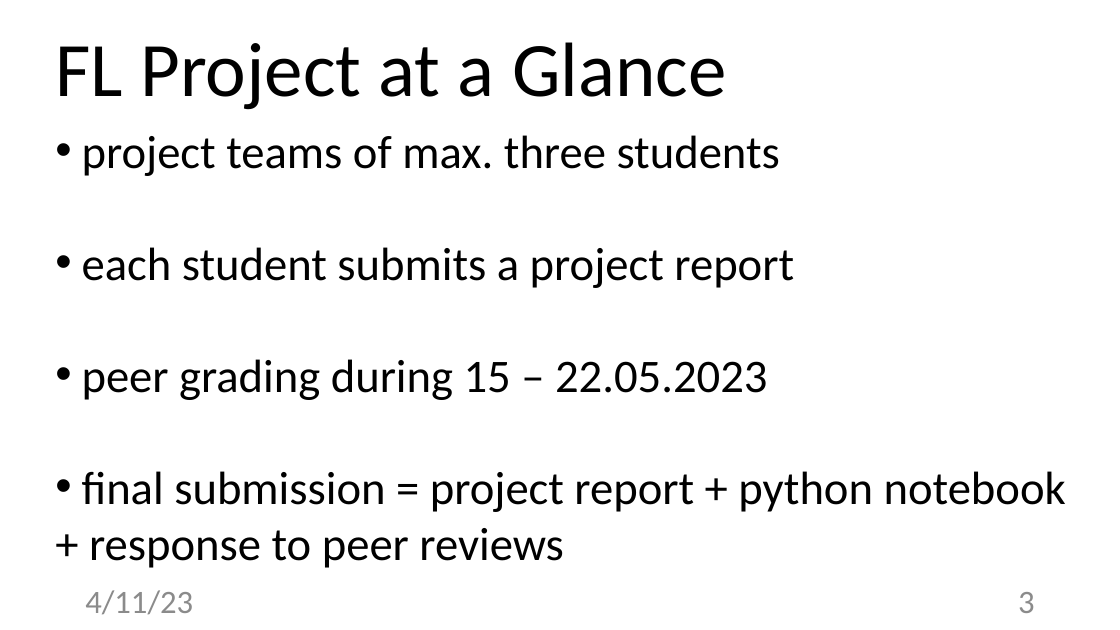
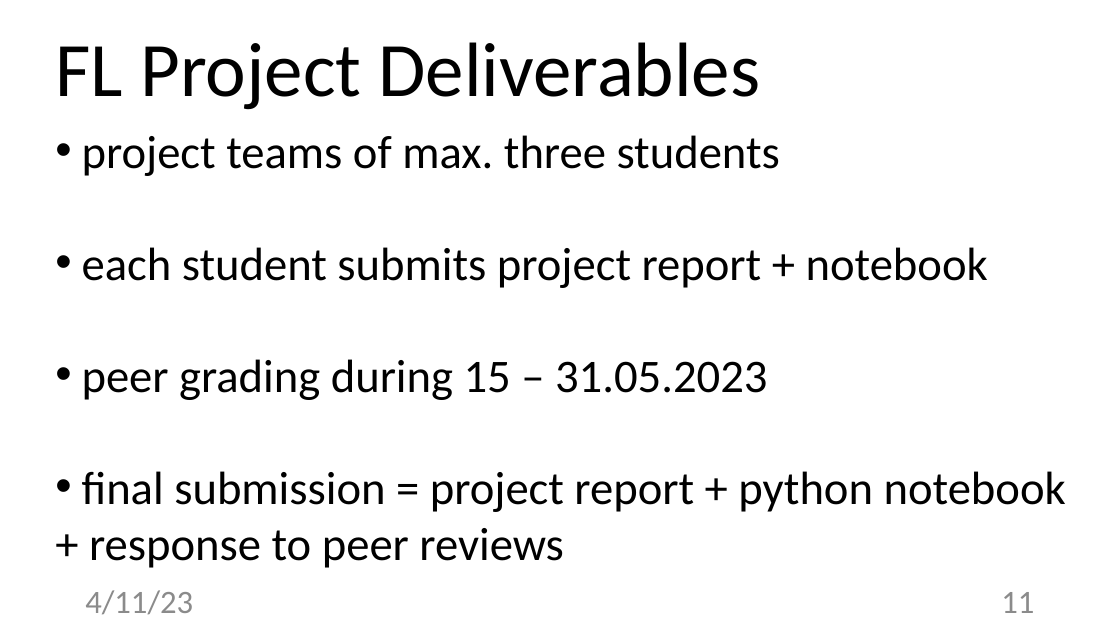
Before and after one commit to alexjungaalto/FederatedLearning, a slide deck: slide 11 of slides/CS-E4740_FLProject.pptx (slide 3 before the commit). Drawn at 1120x630 pixels with LibreOffice and Linux fonts; fonts in the diff are those of the drawing. Boxes give left, top, right and bottom in pixels: in the first picture for what was removed or moved away, otherwise in the second. Text is boxed around its words. In the diff, an @@ line names an element or a change of style, - is before the commit and + after.

```diff
--- a/slides/CS-E4740_FLProject.pptx
+++ b/slides/CS-E4740_FLProject.pptx
@@ text at (55,42,761,110): text changed @@
-FL Project at a Glance
+FL Project Deliverables
@@ text at (82,247,988,400): text changed @@
-• each student submits a project report
-• peer grading during 15 – 22.05.2023
+• each student submits project report + notebook
+• peer grading during 15 – 31.05.2023
@@ page number at (1001,592,1034,613): text changed @@
-3
+11
```
Also in this commit, not shown: 3 other slides changed, 17 slides added, 3 other files.
